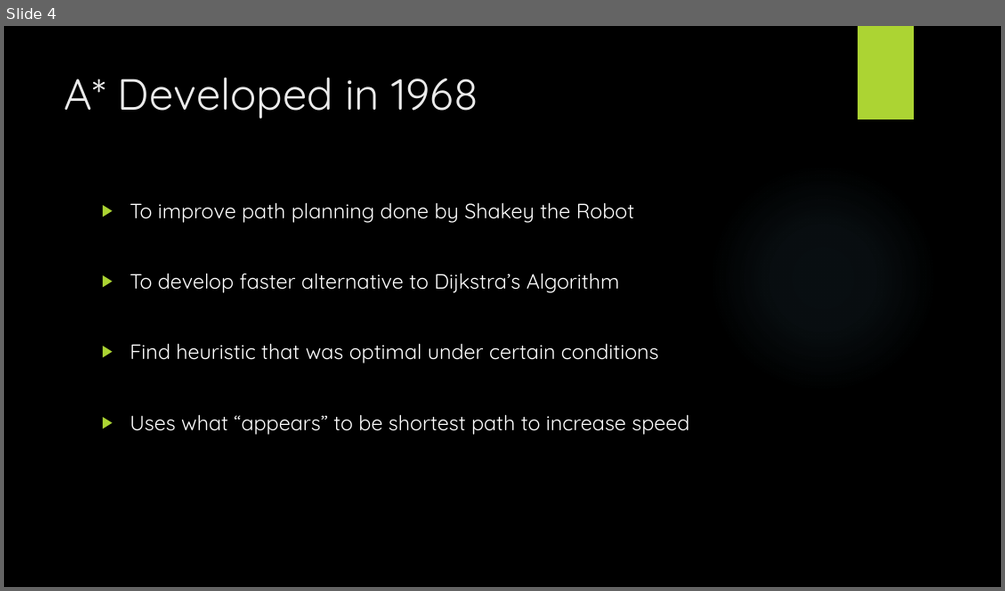
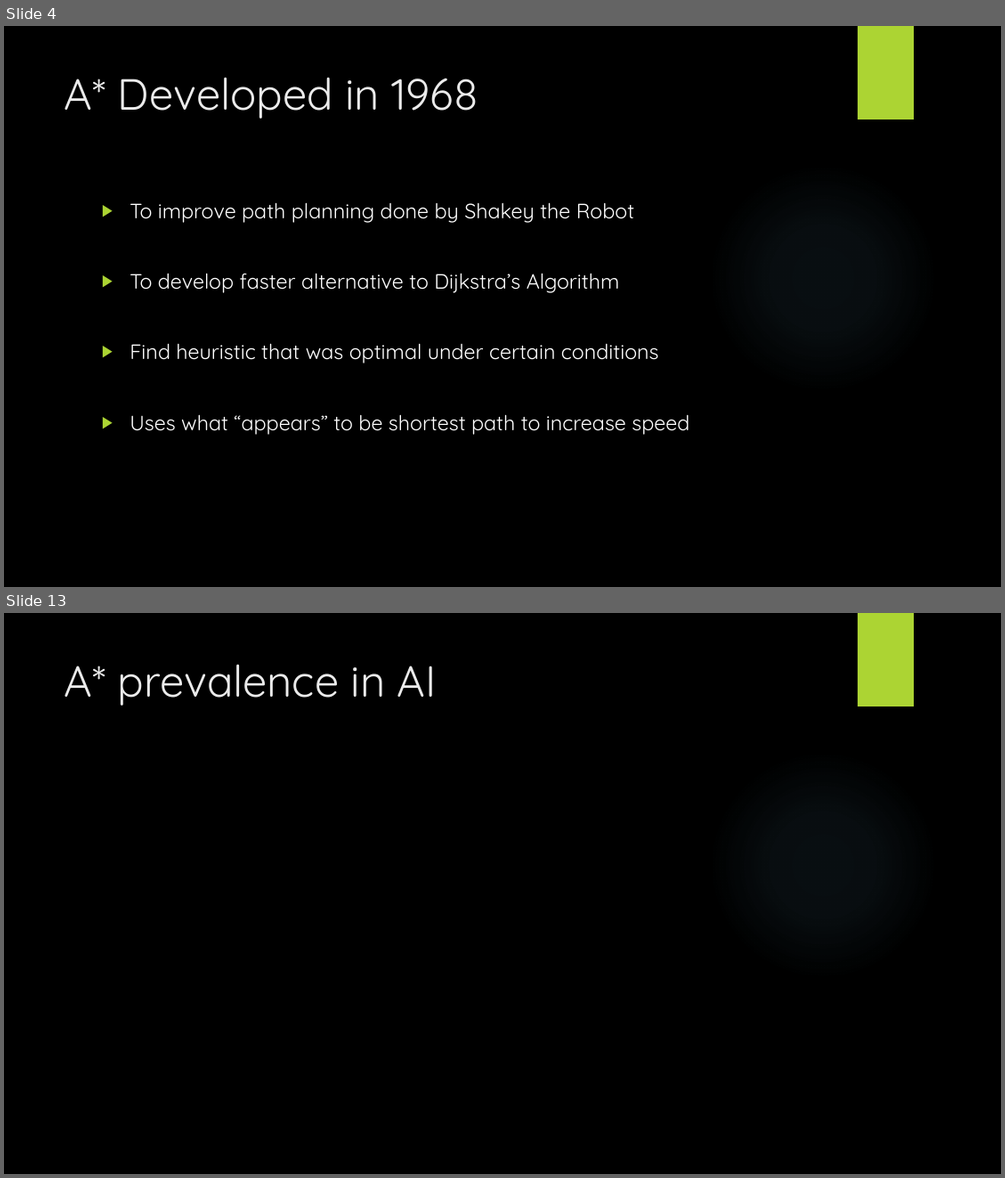
Before and after one commit to StevenPG/GraphTheoryProject2016, a slide deck: Documents/GraphTheoryPresentation.pptx. Shown one above the other, each under a label of ours: slide 4 before the commit, slides 4 and 13 after it; the slides between them are not shown. The pictures are 1005x591 and 1005x1178 pixels, drawn with LibreOffice and Linux fonts; fonts in the diff are those of the drawing; background and template pictures are left out. Boxes give left, top, right and bottom in pixels: in the first picture for what was removed or moved away, otherwise in the second. Text is boxed around its words. In the diff, an @@ line names an element or a change of style, - is before the commit and + after.

```diff
--- a/Documents/GraphTheoryPresentation.pptx
+++ b/Documents/GraphTheoryPresentation.pptx
@@ slide 13 added at box(4, 613, 1001, 1174), background picture (left out); not listed: 2 template elements that a slide beside it also shows @@
@@ title added at box(65, 664, 437, 706), 42 pt, text #EBEBEB @@
+A* prevalence in AI
```
Also in this commit, not shown: 2 slides changed, 6 other slides added, 2 other files.
